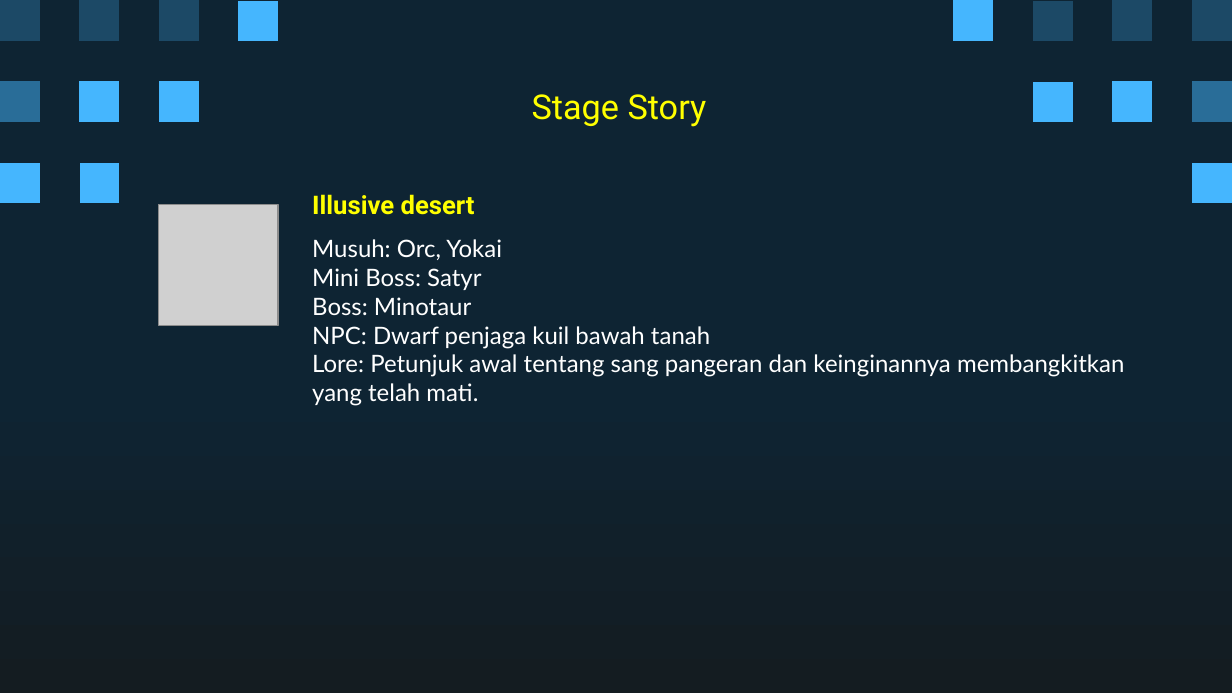
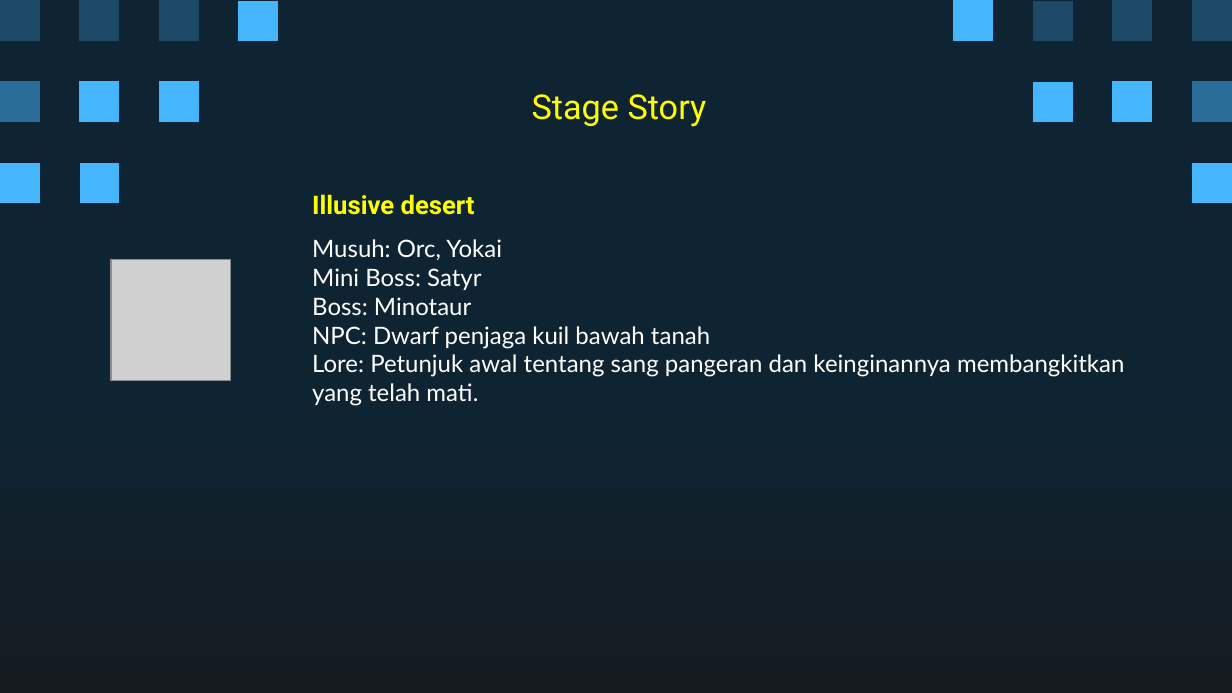
Before and after one commit to Ricardhad/gameProgProject, a slide deck: slide 14 of Super Pixel Vintage Gaming by Slidesgo.pptx (slide 12 before the commit). Drawn at 1232x693 pixels with LibreOffice and Linux fonts; fonts in the diff are those of the drawing; grey boxes stand for pictures. Boxes give left, top, right and bottom in pixels: in the first picture for what was removed or moved away, otherwise in the second. Text is boxed around its words. In the diff, an @@ line names an element or a change of style, - is before the commit and + after.

```diff
--- a/Super Pixel Vintage Gaming by Slidesgo.pptx
+++ b/Super Pixel Vintage Gaming by Slidesgo.pptx
@@ freeform shape removed at (x1=159, y1=205, x2=278, y2=326) @@
@@ picture moved from (x1=159, y1=205, x2=278, y2=326) to (x1=111, y1=260, x2=230, y2=382) @@
```
Also in this commit, not shown: 7 other slides changed, 5 slides added, 5 slides removed.
